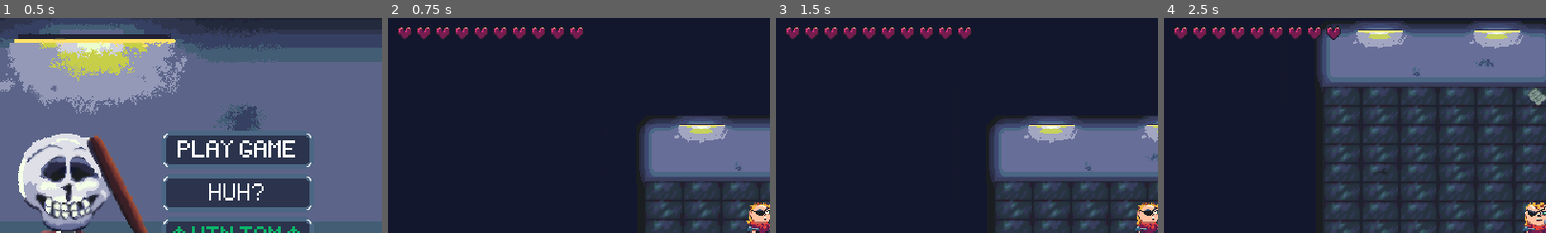
Above: before the commit, frames 1-4 (left to right).
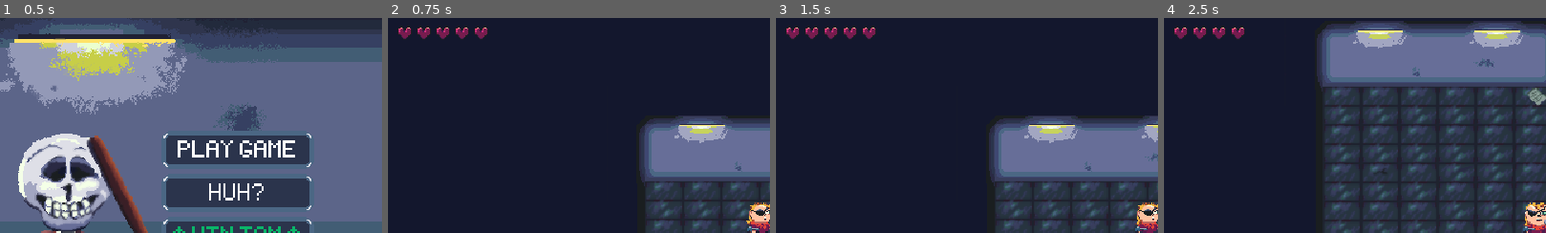
Above: after the commit, the same moments.

Repository: deadpixelsociety/moonjam2021
Game: Godot game, scene res://ui/menu_screen.tscn
Same seed, same stepped clock (60 frames per second), same inputs: the game is played once before the commit and once after it. Sound files missing from this copy of the repository are replaced by a short silence.
Inputs (mouse positions are % of the whole screen's width and height, from its top left):
- Up to frame 1 (0.5 s): no input
- Up to frame 2 (0.75 s): click "PLAY GAME" at 0.5 s
- Up to frame 3 (1.5 s): move the mouse to (72, 45) at 1.27 s; hold D (move_right) from 1.28 s (still down); tap 4 (auto) at 1.35 s; click (72, 45) at 1.42 s
- Up to frame 4 (2.5 s): move the mouse to (30, 55) at 2.02 s; release D (move_right) at 2.03 s; hold S (move_down) from 2.03 s (still down); tap R (consume) at 2.1 s
The pictures show only the part of the screen within x 1-51%, y 3-53%; the shares and areas given below are measured in that part.

Frame 1 is identical in both runs. In frame 2, 0.6% of the frame differs, in the area x 27-51%, y 4-10%; in frame 3, 0.6%; in frame 4, 0.7%, in the area x 22-47%, y 3-11%.

Commit message:
fixed player max health

Diff:
--- a/player/player.tscn
+++ b/player/player.tscn
@@ -43,43 +43,43 @@
 
 [sub_resource type="AtlasTexture" id=3]
 atlas = ExtResource( 1 )
-region = Rect2( 0, 0, 32, 32 )
+region = Rect2( 32, 0, 32, 32 )
 
 [sub_resource type="AtlasTexture" id=4]
-atlas = ExtResource( 1 )
-region = Rect2( 32, 0, 32, 32 )
+atlas = ExtResource( 30 )
+region = Rect2( 0, 0, 32, 32 )
 
 [sub_resource type="AtlasTexture" id=5]
-atlas = ExtResource( 31 )
-region = Rect2( 0, 0, 32, 32 )
+atlas = ExtResource( 30 )
+region = Rect2( 32, 0, 32, 32 )
 
 [sub_resource type="AtlasTexture" id=6]
 atlas = ExtResource( 31 )
-region = Rect2( 32, 0, 32, 32 )
+region = Rect2( 0, 0, 32, 32 )
 
 [sub_resource type="AtlasTexture" id=7]
-atlas = ExtResource( 30 )
-region = Rect2( 0, 0, 32, 32 )
+atlas = ExtResource( 31 )
+region = Rect2( 32, 0, 32, 32 )
 
 [sub_resource type="AtlasTexture" id=8]
-atlas = ExtResource( 30 )
-region = Rect2( 32, 0, 32, 32 )
+atlas = ExtResource( 31 )
+region = Rect2( 0, 0, 32, 32 )
 
 [sub_resource type="AtlasTexture" id=9]
-atlas = ExtResource( 30 )
-region = Rect2( 0, 0, 32, 32 )
+atlas = ExtResource( 31 )
+region = Rect2( 32, 0, 32, 32 )
 
 [sub_resource type="AtlasTexture" id=10]
 atlas = ExtResource( 30 )
-region = Rect2( 32, 0, 32, 32 )
+region = Rect2( 0, 0, 32, 32 )
 
 [sub_resource type="AtlasTexture" id=11]
-atlas = ExtResource( 31 )
-region = Rect2( 0, 0, 32, 32 )
+atlas = ExtResource( 30 )
+region = Rect2( 32, 0, 32, 32 )
 
 [sub_resource type="AtlasTexture" id=12]
-atlas = ExtResource( 31 )
-region = Rect2( 32, 0, 32, 32 )
+atlas = ExtResource( 1 )
+region = Rect2( 0, 0, 32, 32 )
 
 [sub_resource type="AtlasTexture" id=13]
 atlas = ExtResource( 1 )
@@ -92,45 +92,45 @@
 "name": "shoot_side",
 "speed": 4.0
 }, {
-"frames": [ SubResource( 3 ), SubResource( 4 ) ],
-"loop": true,
-"name": "move_side",
-"speed": 4.0
-}, {
-"frames": [ SubResource( 5 ), SubResource( 6 ) ],
-"loop": true,
-"name": "shoot_up",
-"speed": 4.0
+"frames": [ ExtResource( 13 ) ],
+"loop": true,
+"name": "idle_up",
+"speed": 5.0
+}, {
+"frames": [ SubResource( 3 ) ],
+"loop": true,
+"name": "idle_side",
+"speed": 5.0
 }, {
 "frames": [ ExtResource( 14 ) ],
 "loop": true,
 "name": "idle_down",
 "speed": 5.0
 }, {
-"frames": [ ExtResource( 13 ) ],
-"loop": true,
-"name": "idle_up",
-"speed": 5.0
-}, {
-"frames": [ SubResource( 7 ), SubResource( 8 ) ],
+"frames": [ SubResource( 4 ), SubResource( 5 ) ],
+"loop": true,
+"name": "move_down",
+"speed": 4.0
+}, {
+"frames": [ SubResource( 6 ), SubResource( 7 ) ],
+"loop": true,
+"name": "shoot_up",
+"speed": 4.0
+}, {
+"frames": [ SubResource( 8 ), SubResource( 9 ) ],
+"loop": true,
+"name": "move_up",
+"speed": 4.0
+}, {
+"frames": [ SubResource( 10 ), SubResource( 11 ) ],
 "loop": true,
 "name": "shoot_down",
 "speed": 4.0
 }, {
-"frames": [ SubResource( 9 ), SubResource( 10 ) ],
-"loop": true,
-"name": "move_down",
-"speed": 4.0
-}, {
-"frames": [ SubResource( 11 ), SubResource( 12 ) ],
-"loop": true,
-"name": "move_up",
-"speed": 4.0
-}, {
-"frames": [ SubResource( 13 ) ],
-"loop": true,
-"name": "idle_side",
-"speed": 5.0
+"frames": [ SubResource( 12 ), SubResource( 13 ) ],
+"loop": true,
+"name": "move_side",
+"speed": 4.0
 } ]
 
 [sub_resource type="CapsuleShape2D" id=15]
@@ -255,7 +255,6 @@
 pause_mode = 2
 collision_mask = 2
 script = ExtResource( 2 )
-max_health = 10
 
 [node name="CoreStateMachine" type="Node" parent="."]
 script = ExtResource( 5 )
